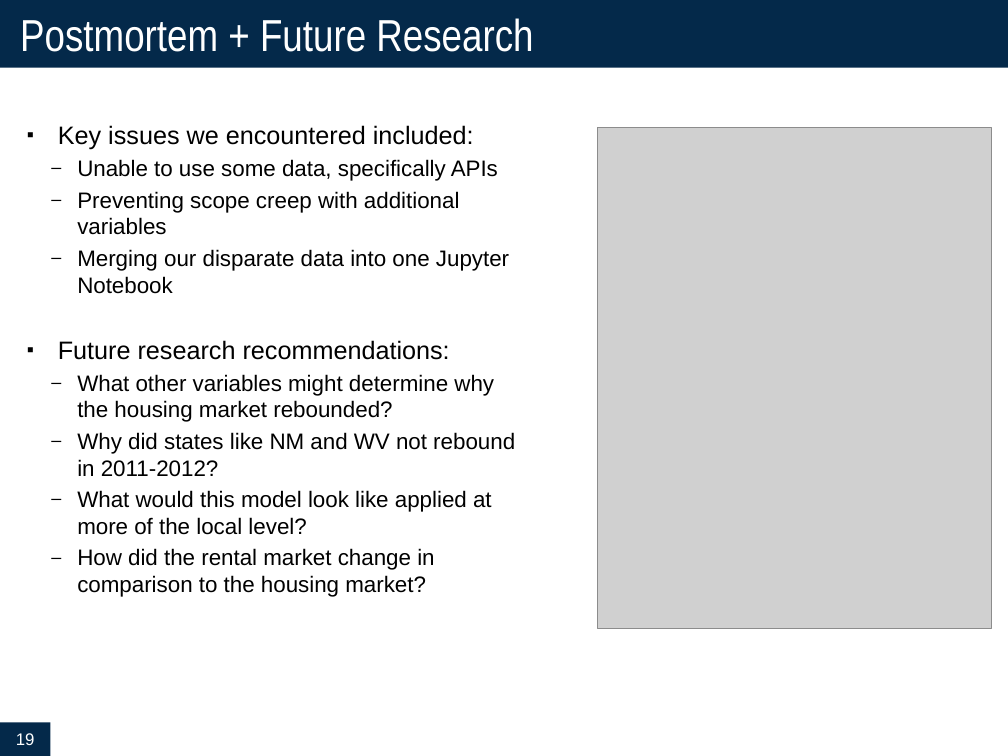
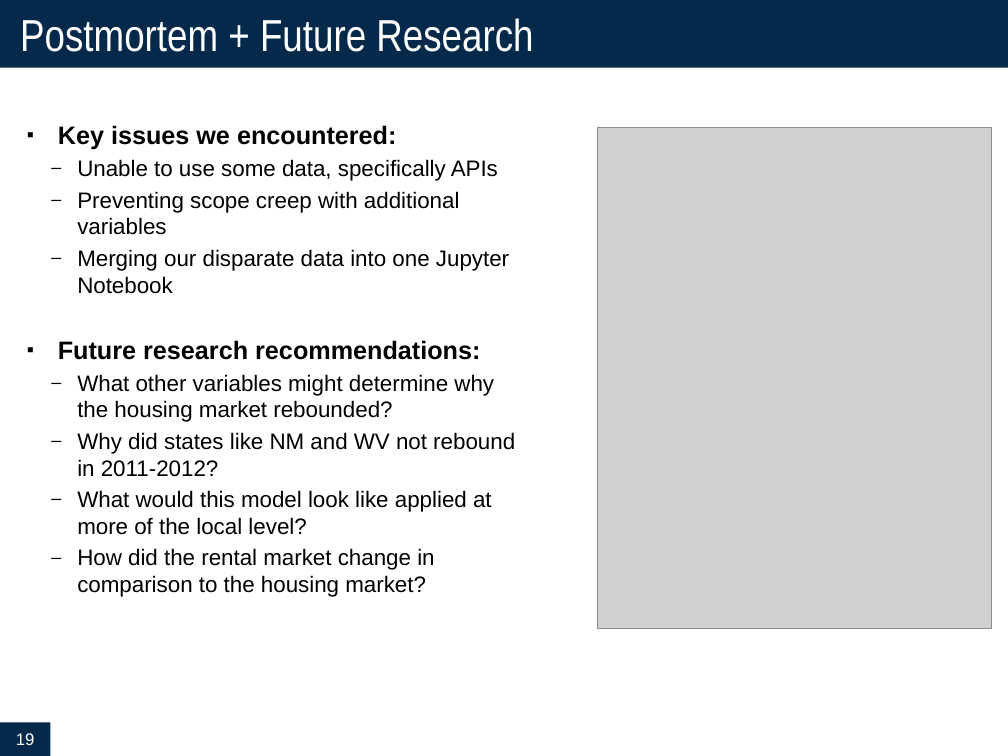
Before and after one commit to cmarchini19/US-Housing-Market-Analysis, a slide deck: slide 19 of US Housing Market Analysis_Final_1-20-2020.pptx. Drawn at 1008x756 pixels with LibreOffice and Linux fonts; fonts in the diff are those of the drawing; grey boxes stand for pictures. Boxes give left, top, right and bottom in pixels: in the first picture for what was removed or moved away, otherwise in the second. Text is boxed around its words. In the diff, an @@ line names an element or a change of style, - is before the commit and + after.

```diff
--- a/US Housing Market Analysis_Final_1-20-2020.pptx
+++ b/US Housing Market Analysis_Final_1-20-2020.pptx
@@ text at (58,125,396,150): text changed; bold on @@
-▪ Key issues we encountered included:
+▪ Key issues we encountered:
@@ text at (58,340,480,360): bold on in "Future research recommendations:" @@
```
Also in this commit, not shown: 5 other slides changed, 16 other files.
